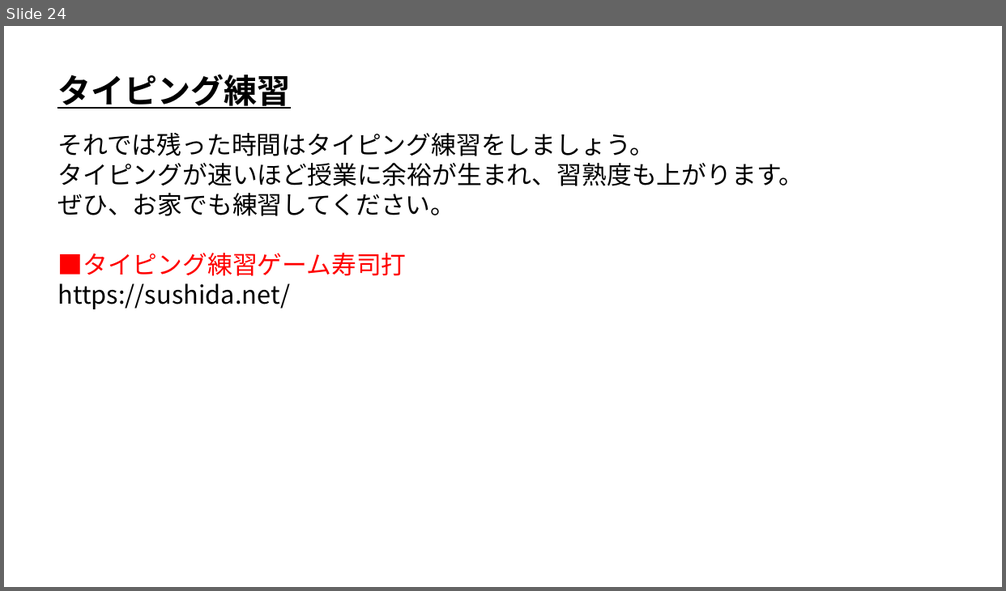
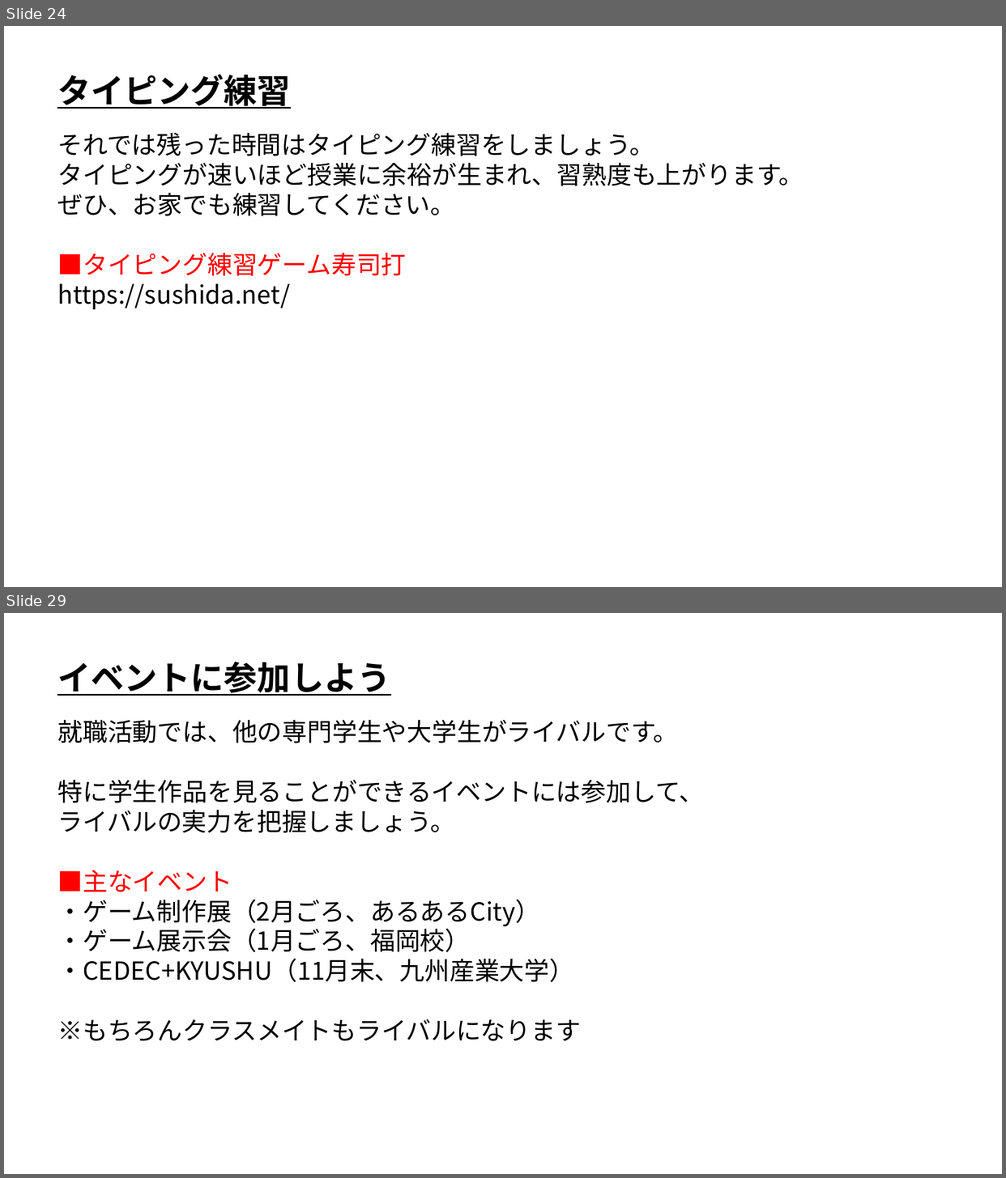
Before and after one commit to ArakiYusuke-Ohara/Textbook, a slide deck: その他/新入生ガイダンス/00_はじめに.pptx. Shown one above the other, each under a label of ours: slide 24 before the commit, slides 24 and 29 after it; the slides between them are not shown. The pictures are 1006x591 and 1006x1178 pixels, drawn with LibreOffice and Linux fonts; fonts in the diff are those of the drawing. Boxes give left, top, right and bottom in pixels: in the first picture for what was removed or moved away, otherwise in the second. Text is boxed around its words. In the diff, an @@ line names an element or a change of style, - is before the commit and + after.

```diff
--- a/その他/新入生ガイダンス/00_はじめに.pptx
+++ b/その他/新入生ガイダンス/00_はじめに.pptx
@@ slide 29 added at box(4, 613, 1002, 1174), background #FFFFFF @@
@@ text added at box(57, 662, 390, 696), 32 pt, text #000000, bold, underline @@
+イベントに参加しよう
@@ text added at box(57, 720, 704, 1041), 24 pt, text #000000 @@
+就職活動では、他の専門学生や大学生がライバルです。
+特に学生作品を見ることができるイベントには参加して、
+ライバルの実力を把握しましょう。
+■主なイベント
+・ゲーム制作展（2月ごろ、あるあるCity）
+・ゲーム展示会（1月ごろ、福岡校）
+・CEDEC+KYUSHU（11月末、九州産業大学）
+※もちろんクラスメイトもライバルになります
```
Also in this commit, not shown: 2 slides changed, 5 other slides added.
